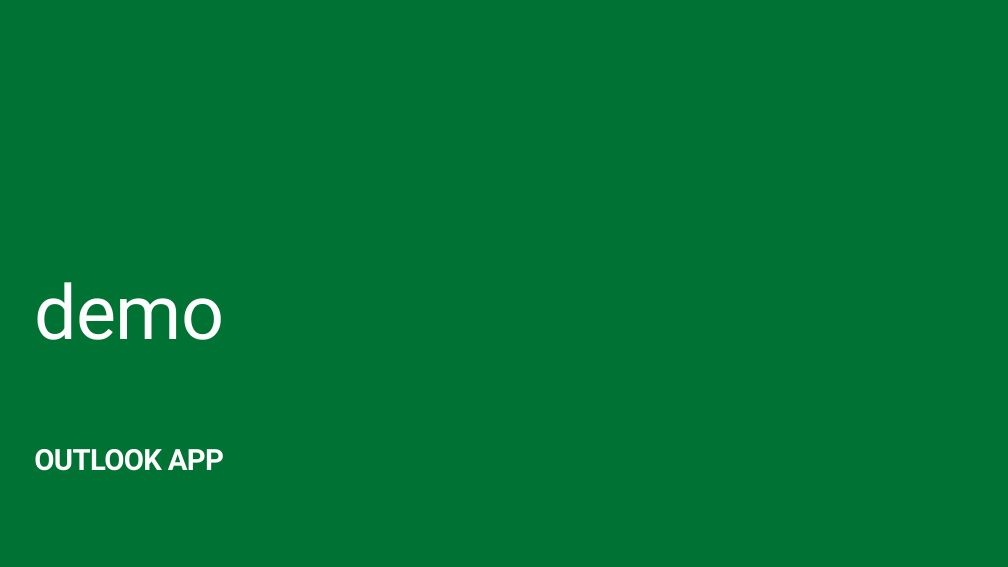
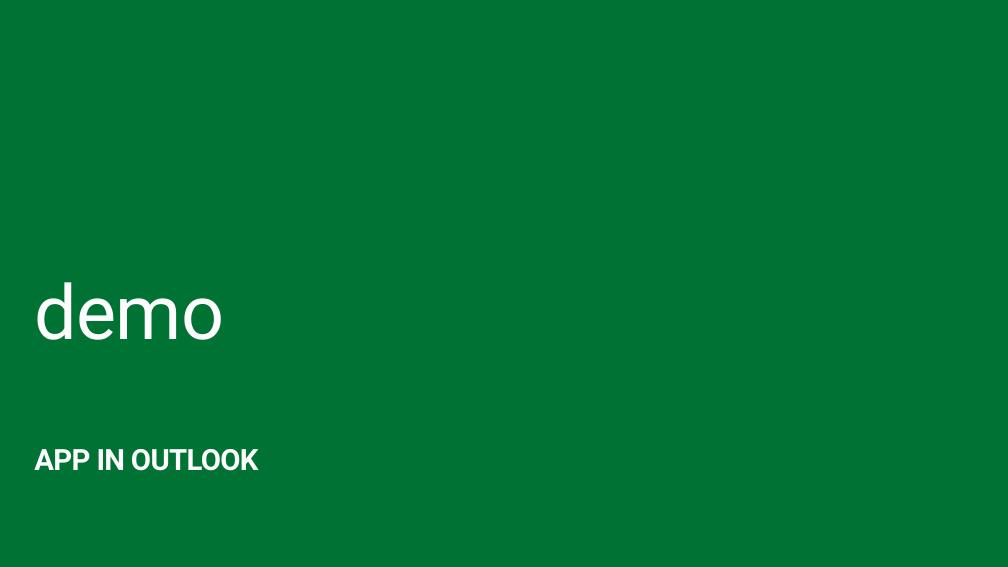
Before and after one commit to stinethebean/DevCampTraining, a slide deck: slide 28 of 05.Hook into Apps for Office/05.Hook into Apps for Office.pptx (slide 30 before the commit). Drawn at 1008x567 pixels with LibreOffice and Linux fonts; fonts in the diff are those of the drawing. Boxes give left, top, right and bottom in pixels: in the first picture for what was removed or moved away, otherwise in the second. Text is boxed around its words. In the diff, an @@ line names an element or a change of style, - is before the commit and + after.

```diff
--- a/05.Hook into Apps for Office/05.Hook into Apps for Office.pptx
+++ b/05.Hook into Apps for Office/05.Hook into Apps for Office.pptx
@@ subtitle at (34,449,259,471): text changed @@
-OUTLOOK APP
+APP IN OUTLOOK
```
Also in this commit, not shown: 2 other slides changed, 22 slides added, 24 slides removed, 1 other file.
